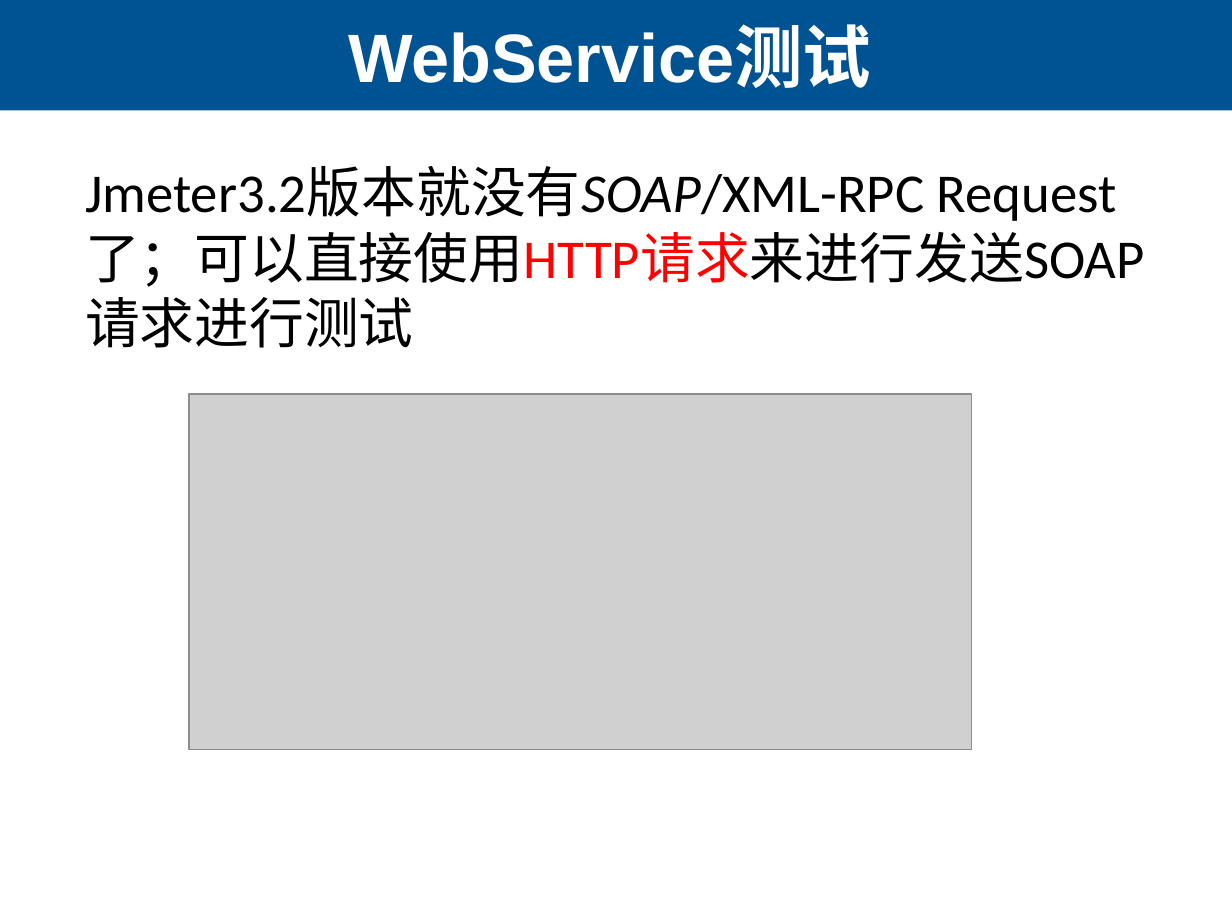
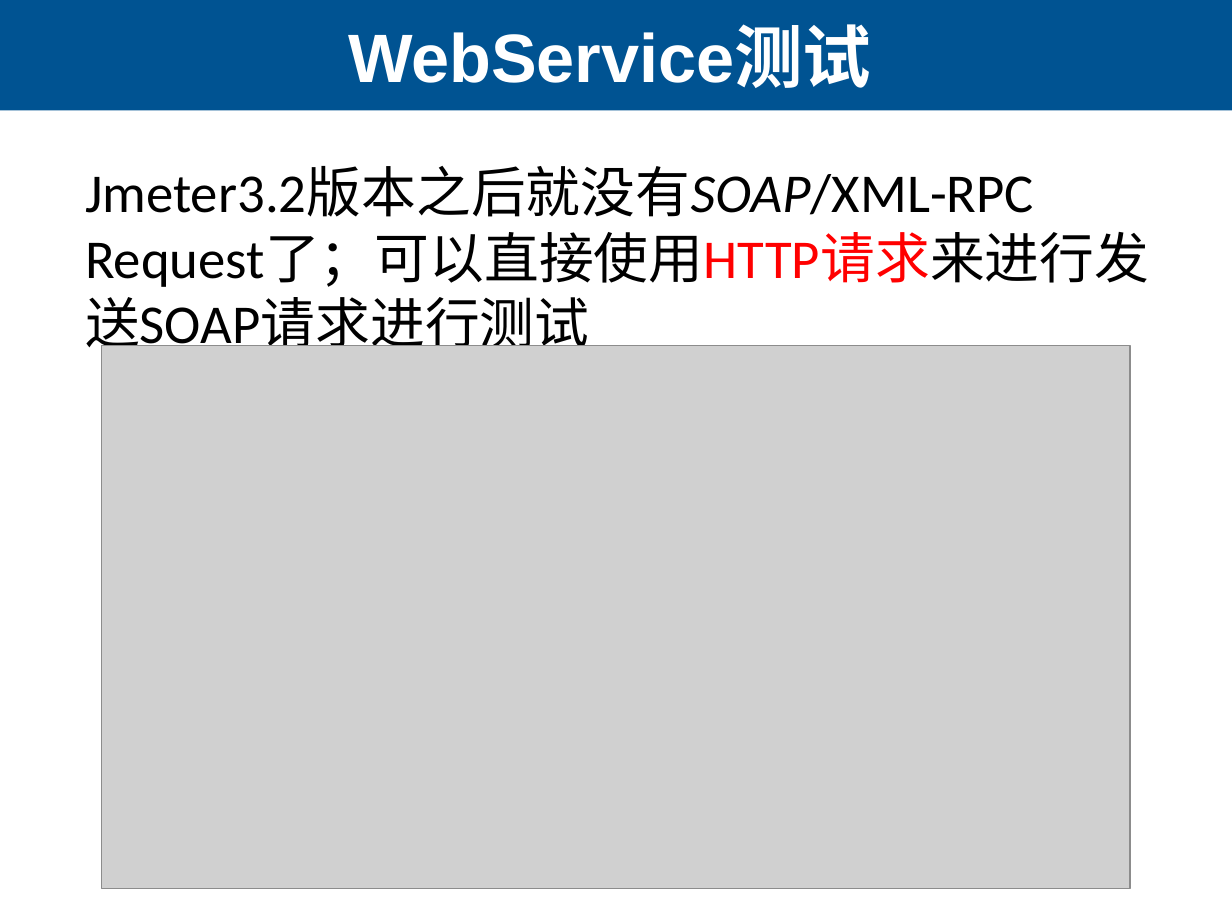
Before and after one commit to lihuanzhen/load-testing, a slide deck: slide 15 of 22 Jmeter性能测试实战.pptx (slide 10 before the commit). Drawn at 1232x924 pixels with LibreOffice and Linux fonts; fonts in the diff are those of the drawing; grey boxes stand for pictures. Boxes give left, top, right and bottom in pixels: in the first picture for what was removed or moved away, otherwise in the second. Text is boxed around its words. In the diff, an @@ line names an element or a change of style, - is before the commit and + after.

Commit message:
jmeter

```diff
--- a/22 Jmeter性能测试实战.pptx
+++ b/22 Jmeter性能测试实战.pptx
@@ text at [85,166,1149,287]: text changed @@
-Jmeter3.2版本就没有SOAP/XML-RPC Request了；可以直接使用HTTP请求来进行发送SOAP请求进行测试
+Jmeter3.2版本之后就没有SOAP/XML-RPC Request了；可以直接使用HTTP请求来进行发送SOAP请求进行测试
@@ picture: place and size @@
-picture at [190,394,972,749]
+picture at [102,346,1131,890]
```
Also in this commit, not shown: 10 other slides changed, 3 slides added, 4 slides removed, 1 other file.
